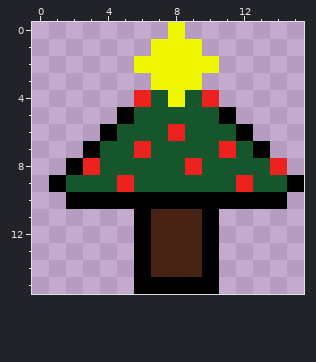
Edited in one commit: pixel-art sprite (objects/obstacles/Xmas.png). The first picture shows the starting point.
The file is 320x320 pixels, drawn in blocks of 10x10; one block is one cell here. The old version is drawn lined up with the new one, on the new canvas.
After the commit:
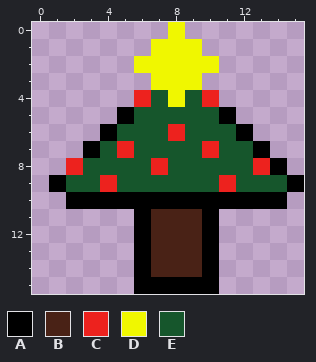
Palette (. is transparent): A #000000  B #492216  C #ed221e  D #f0f700  E #16562c
From old to new:
canvas 32x32 -> 16x16, the old top-left corner now at -6,-4 (the part of the old canvas that was cut away was empty and is not shown)
y 7: x 5..6 EC -> CE; x 10..11 EC -> CE
y 8: x 2..3 AC -> CE; x 7 E -> C; x 9 C -> E; x 13..14 EC -> CA
y 9: x 4..5 EC -> CE; x 11..12 EC -> CE
